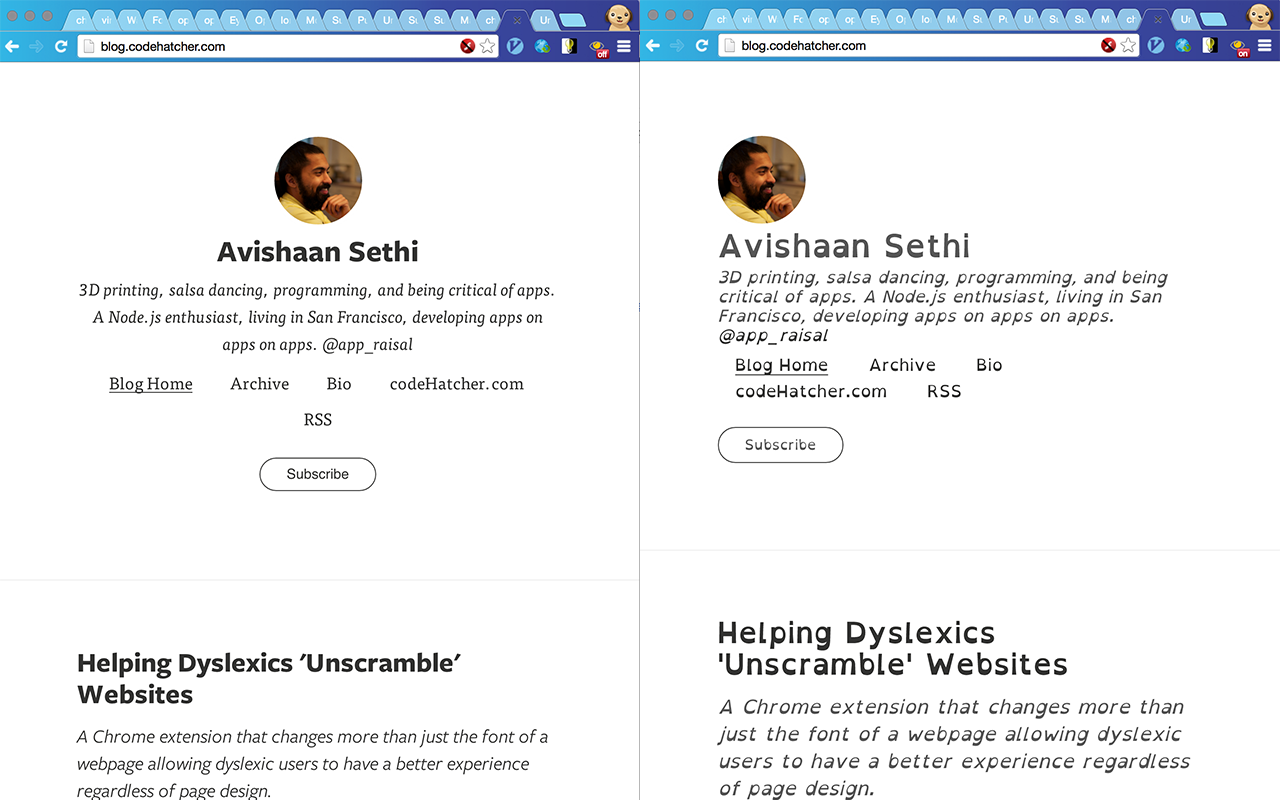
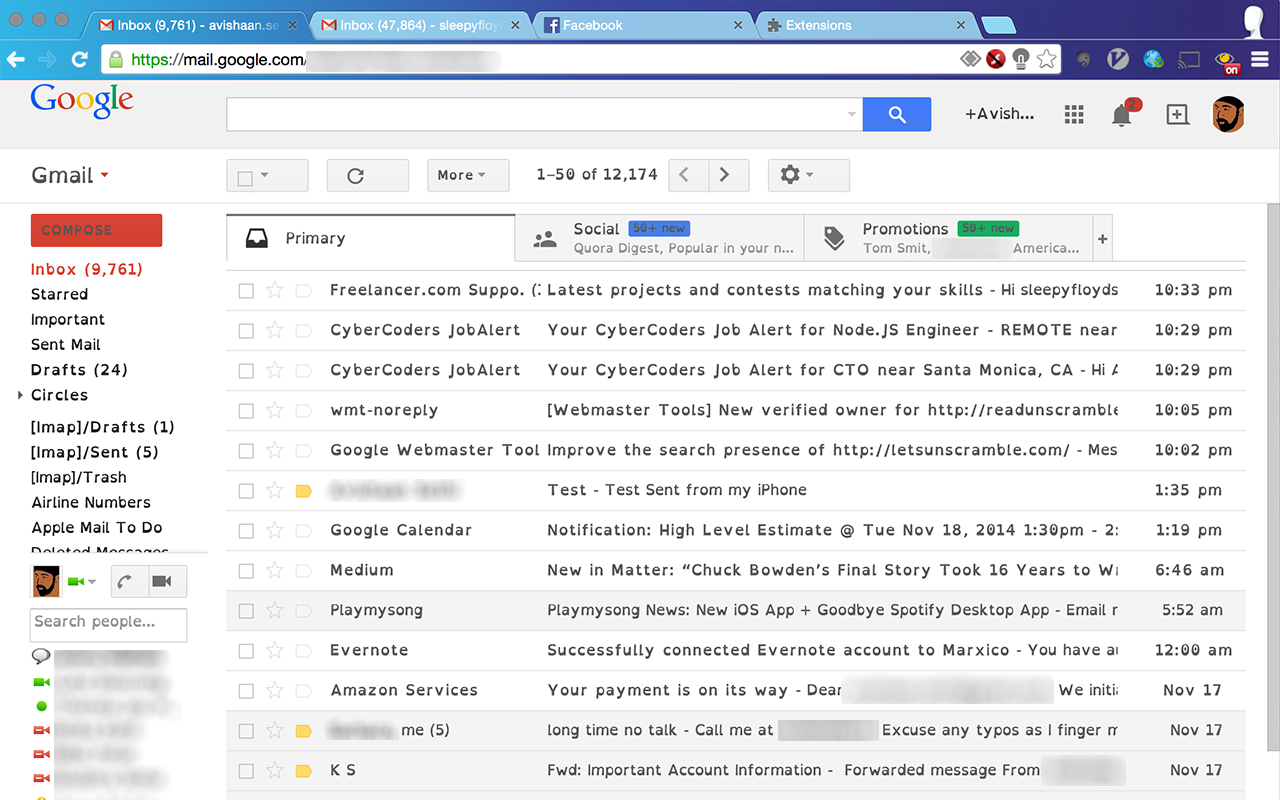
The second 1280x800 image is a revision of the first. Changes to its layers:
added group "Screenshot2" with 1 layers above "Screenshot1" over box(0, 0, 1280, 800)
added layer "Layer 4" in group "Screenshot2" over box(0, 0, 1280, 800)
added group "Screenshot1" with 2 layers over box(0, 0, 1280, 800)
moved "Layer 3" into group "Screenshot1" over box(640, 0, 1280, 800)
moved "Layer 2" into group "Screenshot1" over box(0, 0, 640, 800)
